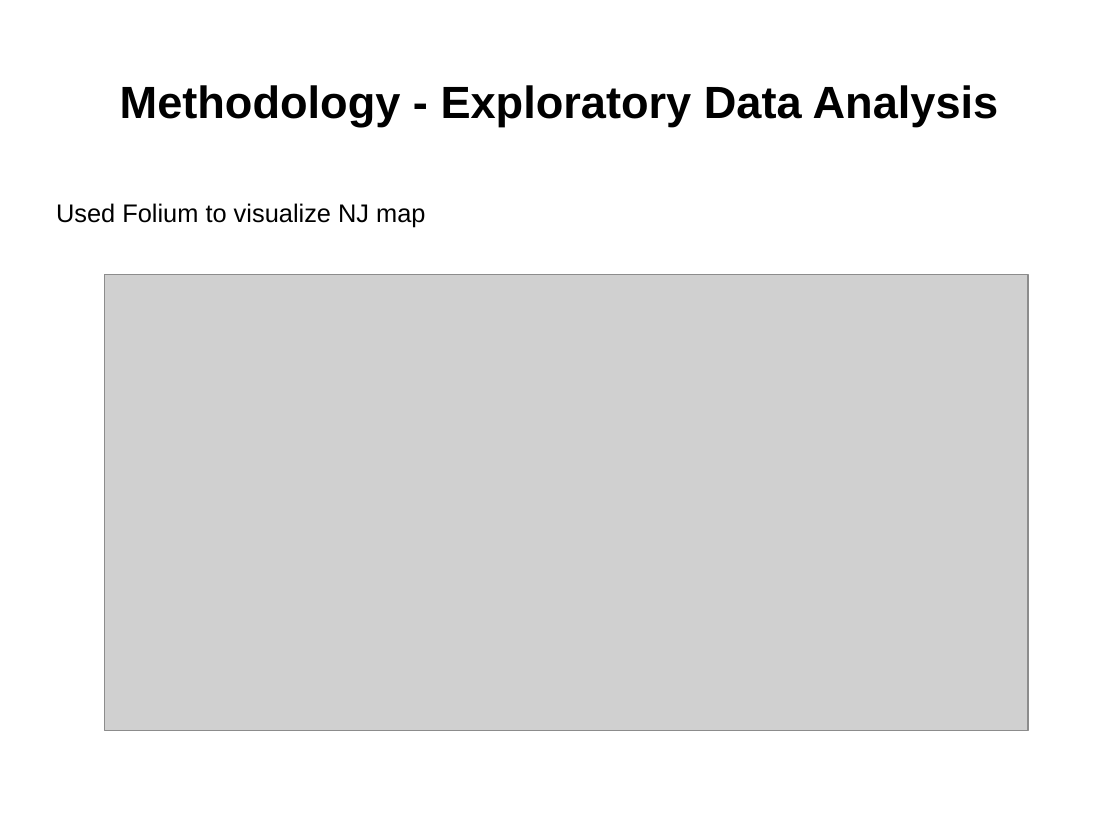
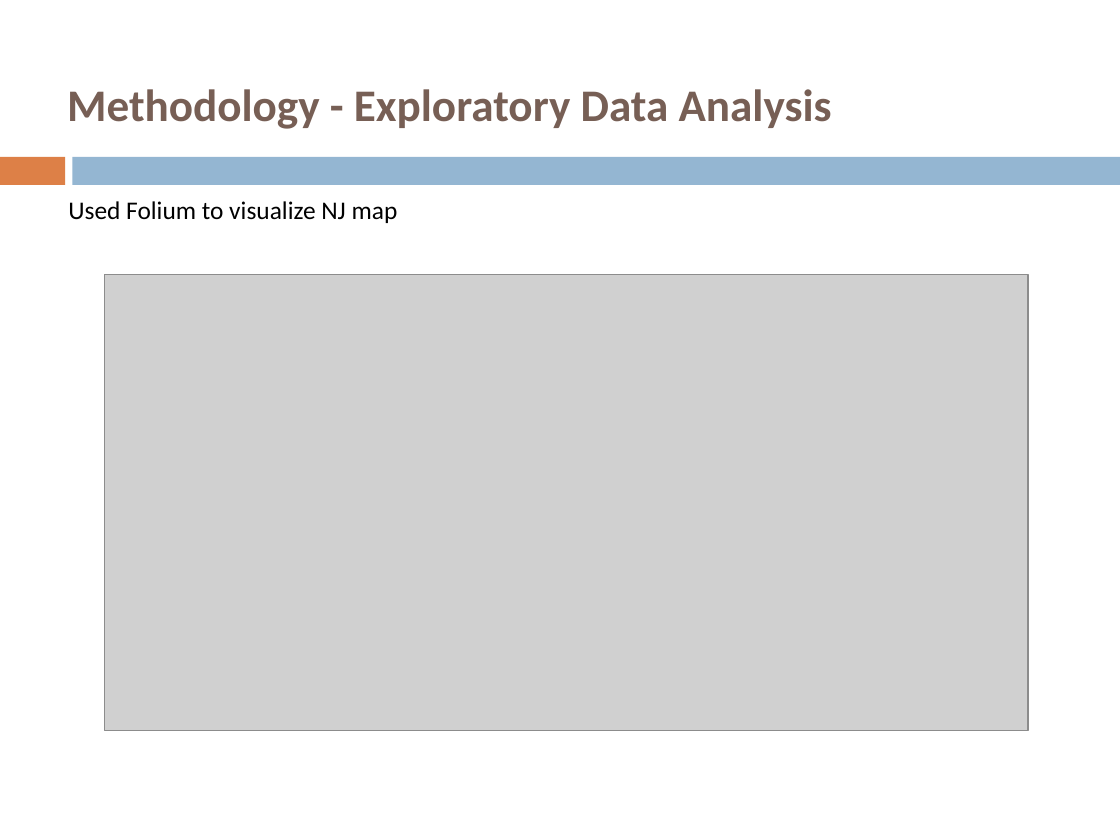
Before and after one commit to gogulapati/Coursera_Capstone, a slide deck: slide 4 of CapstoneProject_FinalPresentation.ppt. Drawn at 1120x840 pixels with LibreOffice and Linux fonts; fonts in the diff are those of the drawing; grey boxes stand for pictures. Boxes give left, top, right and bottom in pixels: in the first picture for what was removed or moved away, otherwise in the second. Text is boxed around its words. In the diff, an @@ line names an element or a change of style, - is before the commit and + after.

```diff
--- a/CapstoneProject_FinalPresentation.ppt
+++ b/CapstoneProject_FinalPresentation.ppt
@@ title "Methodology - Exploratory Data Analysis" at (67, 89, 832, 129): font Arial to Calibri, text colour #000000 to #775F55; alignment centre to left; line spacing 0.93 to 1 @@
@@ text "Used Folium to visualize NJ ..." at (68, 201, 398, 223): font Arial to Calibri; indent changed; line spacing 0.93 to 1; less space between paragraphs @@
@@ rectangle added at (0, 157, 65, 185), fill #DD8047 @@
@@ rectangle added at (72, 157, 1120, 185), fill #94B6D2 @@
```
Also in this commit, not shown: 9 other slides changed.
